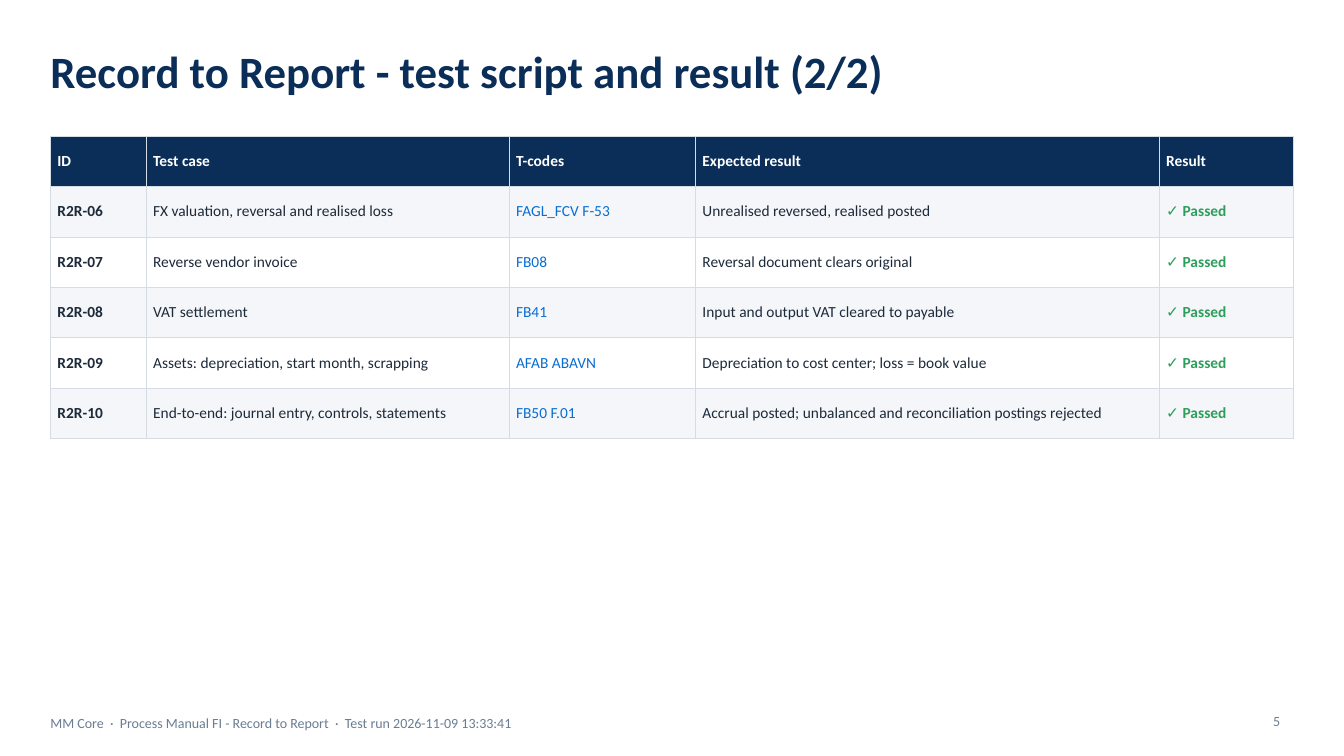
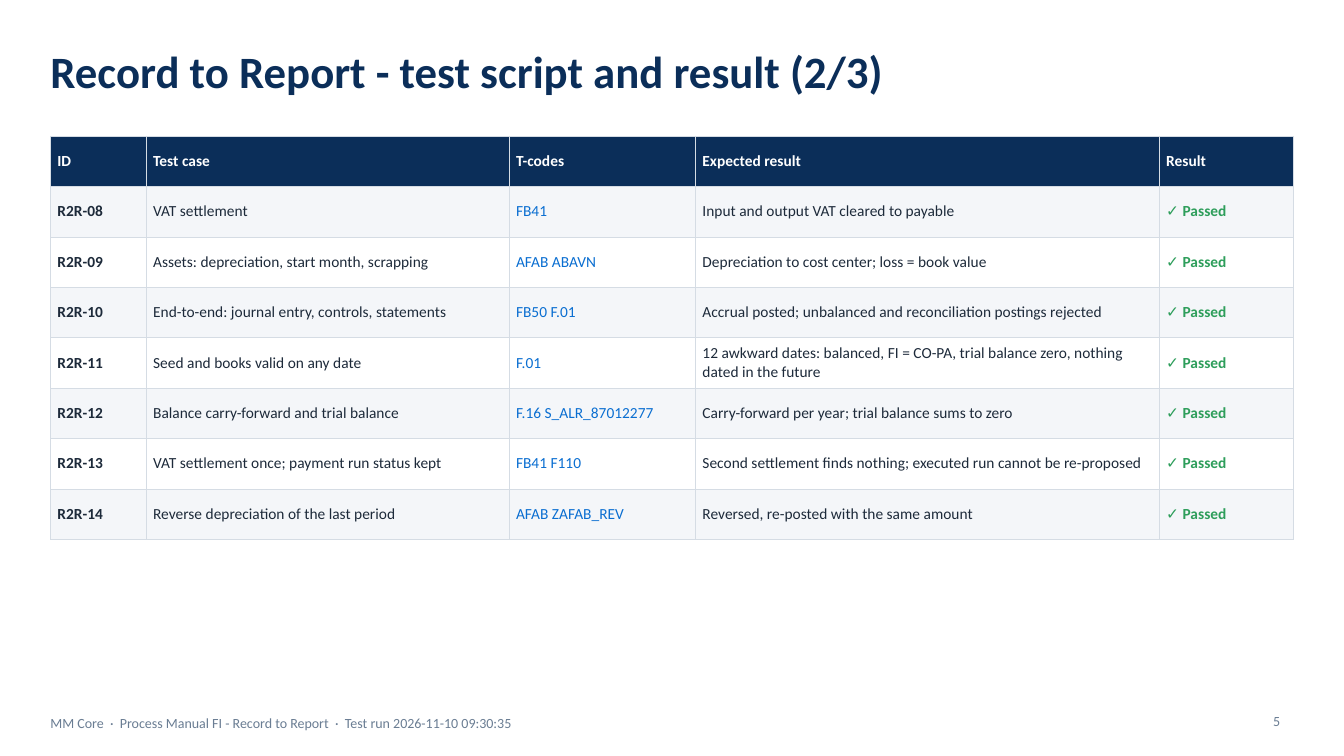
Before and after one commit to coolman1984/AI, a slide deck: slide 5 of web/static/manuals/PM_R2R.pptx. Drawn at 1344x756 pixels with LibreOffice and Linux fonts; fonts in the diff are those of the drawing. Boxes give left, top, right and bottom in pixels: in the first picture for what was removed or moved away, otherwise in the second. Text is boxed around its words. In the diff, an @@ line names an element or a change of style, - is before the commit and + after.

```diff
--- a/web/static/manuals/PM_R2R.pptx
+++ b/web/static/manuals/PM_R2R.pptx
@@ title at (x1=50, y1=55, x2=883, y2=95): text changed @@
-Record to Report - test script and result (2/2)
+Record to Report - test script and result (2/3)
@@ table at (x1=50, y1=136, x2=1294, y2=526) @@
-row 2: R2R-06 | FX valuation, reversal and realised loss | FAGL_FCV F-53 | Unrealised reversed, realised posted | ✓ Passed
-row 3: R2R-07 | Reverse vendor invoice | FB08 | Reversal document clears original | ✓ Passed
+row 5: R2R-11 | Seed and books valid on any date | F.01 | 12 awkward dates: balanced, FI = CO-PA, trial balance zero, nothing dated in the future | ✓ Passed
+row 6: R2R-12 | Balance carry-forward and trial balance | F.16 S_ALR_87012277 | Carry-forward per year; trial balance sums to zero | ✓ Passed
+row 7: R2R-13 | VAT settlement once; payment run status kept | FB41 F110 | Second settlement finds nothing; executed run cannot be re-proposed | ✓ Passed
+row 8: R2R-14 | Reverse depreciation of the last period | AFAB ZAFAB_REV | Reversed, re-posted with the same amount | ✓ Passed
@@ text at (x1=50, y1=718, x2=511, y2=730): text changed @@
-MM Core · Process Manual FI - Record to Report · Test run 2026-11-09 13:33:41
+MM Core · Process Manual FI - Record to Report · Test run 2026-11-10 09:30:35
```
Also in this commit, not shown: 4 other slides changed, 1 slide added, 43 other files.
